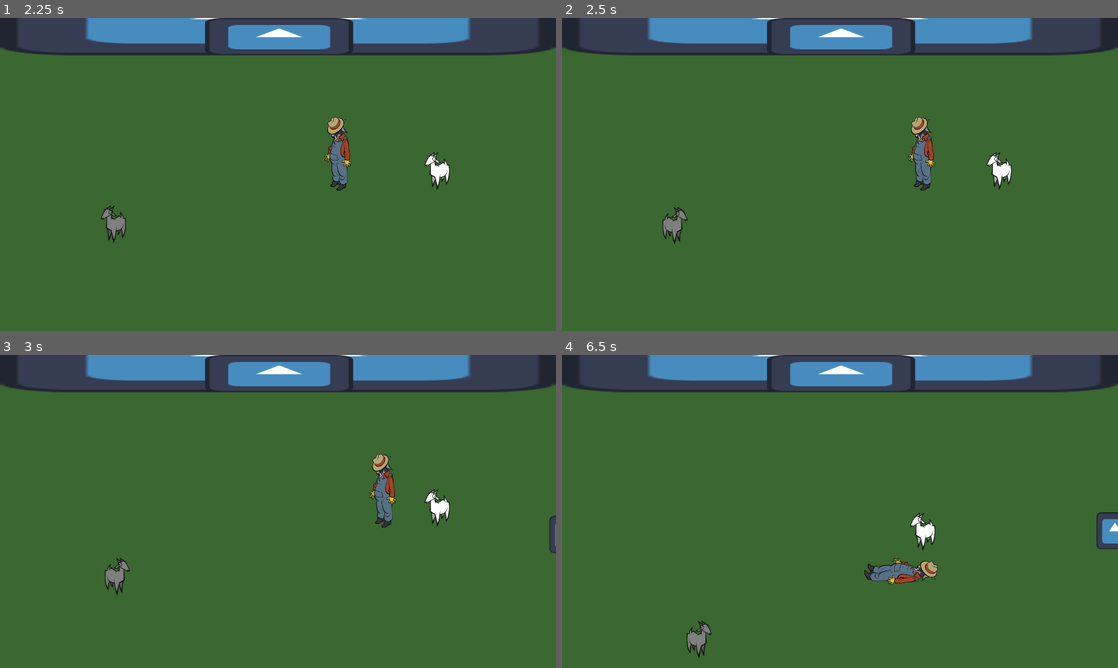
Above: before the commit, frames 1-4 (two rows, left to right).
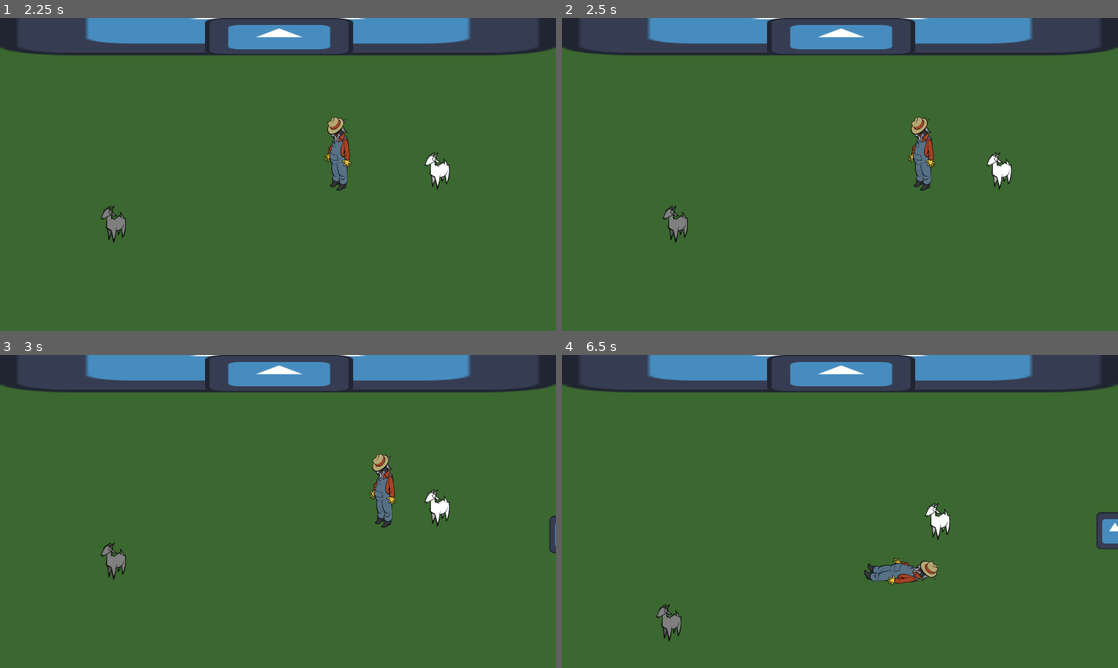
Above: after the commit, the same moments.

Repository: jadicodes/goat-game
Game: Godot game, scene res://farm/farm.tscn
Same seed, same stepped clock (60 frames per second), same inputs: the game is played once before the commit and once after it. The engine's default icon, where the game draws it, is replaced by a stand-in: a white triangle on a blue panel in a dark square.
Inputs (mouse positions are in pixels of both pictures, inside the frame that each line leads up to):
- Up to frame 1 (2.25 s): tap Enter at 0.5 s; move the mouse to (400, 158) at 0.52 s; hold D (move_right) 0.53-1.25 s; hold E (interact) 0.53-1.25 s; click (400, 158) at 0.67 s; drag from (166, 190) to (355, 171) at 1.27 s; tap Space at 2 s; move the mouse to (333, 105) at 2.02 s; hold D (move_right) from 2.03 s (still down); hold Shift from 2.03 s (still down)
- Up to frame 2 (2.5 s): keep holding D (move_right); keep holding Shift; tap E (interact) at 2.3 s
- Up to frame 3 (3 s): release D (move_right) at 2.75 s; release Shift at 2.75 s; drag from (250, 574) to (111, 464) at 2.77 s
- Up to frame 4 (6.5 s): move the mouse to (1006, 558) at 3.52 s; hold A (move_left) 3.53-4.25 s; hold E (interact) 3.53-4.25 s; tap Ctrl at 3.6 s; drag from (673, 464) to (845, 508) at 4.27 s; move the mouse to (867, 511) at 5.02 s; hold S (move_down) 5.03-5.75 s; hold E (interact) 5.03-5.75 s; click (867, 511) at 5.17 s; drag from (756, 433) to (728, 527) at 5.77 s

Frame 1 is identical in both runs. In frame 2, 0.3% of the frame differs, in the area x 18-23%, y 60-73%; in frame 3, 0.4%; in frame 4, 1.1%, in the area x 17-70%, y 47-97%.

Commit message:
Implement goat state transitions and interactions with barn door

Diff:
--- a/project/barn/barn_door.gd
+++ b/project/barn/barn_door.gd
@@ -1,29 +1,71 @@
 class_name BarnDoor
 extends StaticBody2D
 
+var _goats: Array[Goat] = []
+var _summoned_goats: Array[Goat] = []
 
 @export var _goat_breeder : GoatBreeder
+
 
 func interact(caller: Node) -> void:
 	if not caller is Farmer:
 		return
 
 	var _goats_entering_barn: Array[Goat] = caller.empty_goats()
-	if _goats_entering_barn.size() == 2:
-		_breed(_goats_entering_barn[0], _goats_entering_barn[1])
-	elif _goats_entering_barn.size() == 1:
-		_sacrifice(_goats_entering_barn[0])
-	else:
+
+	if _goats_entering_barn.is_empty():
 		_go_to_sleep()
-	print("Interacting with the barn door.")
+		return
+
+	_summon_goats(_goats_entering_barn)
 
 
+func add_goat(goat: Goat) -> void:
+	assert(goat in _summoned_goats, "Goat must be summoned before adding to barn door.")
+
+	_goats.append(goat)
+	_summoned_goats.erase(goat)
+	print("Goat added to barn door: ", goat.name)
+
+	if not _summoned_goats.is_empty():
+		return
+
+	if _goats.size() == 1:
+		_sacrifice(_goats[0])
+	elif _goats.size() == 2:
+		_breed(_goats[0], _goats[1])
+	else:
+		print("Too many goats in barn door, cannot process.")
+
+	_goats = []
+	_summoned_goats = []
+
+
+func _summon_goats(goats: Array[Goat]) -> void:
+	if goats.size() > 2:
+		print("Too many goats to summon at once, only two can be summoned.")
+		return
+
+	for goat in goats:
+		if not goat in _summoned_goats:
+			_summoned_goats.append(goat)
+			goat.state_machine.transition_to_next_state(GoatState.FOLLOW, {
+				"target": self
+			})
+			print("Summoned goat: ", goat.name)
+
 func _breed(goat1: Goat, goat2: Goat) -> void:
-	_goat_breeder._breed(goat1, goat2)
+	await _goat_breeder._breed(goat1, goat2)
+
+	goat1.state_machine.transition_to_next_state(GoatState.IDLE)
+	goat2.state_machine.transition_to_next_state(GoatState.IDLE)
 
 
 func _sacrifice(goat: Goat) -> void:
-	pass
+	# TODO: Implement sacrifice logic
+	await get_tree().create_timer(1.0).timeout
+
+	goat.state_machine.transition_to_next_state(GoatState.IDLE)
 
 
 func _go_to_sleep() -> void:
--- a/project/barn/goat_breeder.gd
+++ b/project/barn/goat_breeder.gd
@@ -3,9 +3,12 @@
 
 
 func _breed(goat1: Goat, goat2: Goat) -> void:
+	print("Breeding goats: ", goat1.name, " and ", goat2.name)
+	await get_tree().create_timer(2.0).timeout
+
 	var new_goat := Goat.create(DNA.combine(goat1.dna, goat2.dna))
-	new_goat.global_position = get_viewport().size / 2
-	get_tree().get_root().add_child(new_goat)
+	new_goat.global_position = (goat1.global_position + goat2.global_position) / 2.0
+	goat1.get_parent().add_child(new_goat)
 	print("Making a sweet angel goat")
 
 	goat1.state_machine.transition_to_next_state(GoatState.IDLE)
--- a/project/farm/farm.tscn
+++ b/project/farm/farm.tscn
@@ -6,6 +6,7 @@
 [ext_resource type="PackedScene" uid="uid://dircmh8bpxfv7" path="res://shopper/shopper.tscn" id="4_72csm"]
 
 [node name="Farm" type="Node2D"]
+y_sort_enabled = true
 
 [node name="ColorRect" type="ColorRect" parent="."]
 offset_right = 1936.0
@@ -17,11 +18,13 @@
 [node name="Farmer" parent="." instance=ExtResource("1_at1a1")]
 position = Vector2(892, 532)
 
-[node name="Goat" parent="." instance=ExtResource("2_qnc1y")]
+[node name="Shopper" parent="." instance=ExtResource("4_72csm")]
+position = Vector2(2252, 693)
+
+[node name="Goats" type="Node2D" parent="."]
+
+[node name="Goat1" parent="Goats" instance=ExtResource("2_qnc1y")]
 position = Vector2(390, 712)
 
-[node name="Goat2" parent="." instance=ExtResource("2_qnc1y")]
+[node name="Goat2" parent="Goats" instance=ExtResource("2_qnc1y")]
 position = Vector2(1508, 528)
-
-[node name="Shopper" parent="." instance=ExtResource("4_72csm")]
-position = Vector2(2252, 693)
--- a/project/goat/goat.tscn
+++ b/project/goat/goat.tscn
@@ -1,11 +1,12 @@
-[gd_scene load_steps=8 format=3 uid="uid://cquhif3oogil8"]
+[gd_scene load_steps=9 format=3 uid="uid://cquhif3oogil8"]
 
 [ext_resource type="Script" uid="uid://cwrc72jas37aa" path="res://goat/goat.gd" id="1_whs48"]
 [ext_resource type="Texture2D" uid="uid://b37k3xd0n13lf" path="res://goat/goat_sprite.png" id="4_xcji4"]
 [ext_resource type="Script" uid="uid://dwxhny1t5uu8p" path="res://state_machine/state_machine.gd" id="5_lkuck"]
-[ext_resource type="Script" uid="uid://w3ed86w0wx8q" path="res://goat/state_machine/idle.gd" id="6_xcji4"]
-[ext_resource type="Script" uid="uid://da6bp4lfb6i1f" path="res://goat/state_machine/wander.gd" id="7_d2nyf"]
-[ext_resource type="Script" uid="uid://dddkeim8irwlg" path="res://goat/state_machine/follow.gd" id="8_xcji4"]
+[ext_resource type="Script" uid="uid://w3ed86w0wx8q" path="res://goat/state_machine/goat_idle_state.gd" id="6_xcji4"]
+[ext_resource type="Script" uid="uid://da6bp4lfb6i1f" path="res://goat/state_machine/goat_wander_state.gd" id="7_d2nyf"]
+[ext_resource type="Script" uid="uid://bnuma0b8vnitc" path="res://goat/state_machine/goat_enter_door_state.gd" id="7_lkuck"]
+[ext_resource type="Script" uid="uid://dddkeim8irwlg" path="res://goat/state_machine/goat_follow_state.gd" id="8_xcji4"]
 
 [sub_resource type="CircleShape2D" id="CircleShape2D_whs48"]
 radius = 48.0
@@ -34,3 +35,7 @@
 [node name="GoatFollowState" type="Node" parent="StateMachine"]
 script = ExtResource("8_xcji4")
 metadata/_custom_type_script = "uid://dddkeim8irwlg"
+
+[node name="GoatEnterDoorState" type="Node" parent="StateMachine"]
+script = ExtResource("7_lkuck")
+metadata/_custom_type_script = "uid://bnuma0b8vnitc"
--- /dev/null
+++ b/project/goat/state_machine/goat_enter_door_state.gd
@@ -0,0 +1,25 @@
+class_name GoatEnterDoorState
+extends GoatState
+
+
+var door: BarnDoor
+
+
+func enter(_previous_state_path: String, _data := {}) -> void:
+	if _data.has("door"):
+		door = _data.door
+	else:
+		printerr("No door provided to GoatEnterDoorState.")
+		finished.emit(IDLE)
+		return
+
+	door.add_goat(goat)
+
+	goat.velocity = Vector2.ZERO
+	goat.visible = false
+	goat.collision_shape.disabled = true
+
+
+func exit() -> void:
+	goat.visible = true
+	goat.collision_shape.disabled = false
--- a/project/goat/state_machine/follow.gd
+++ b/project/goat/state_machine/goat_follow_state.gd
@@ -2,8 +2,9 @@
 extends GoatState
 
 
+const FOLLOW_DISTANCE := 256.0
+
 var target: Node2D
-var target_distance: float = 128.0
 
 func enter(_previous_state_path: String, _data := {}) -> void:
 	if _data.has("target"):
@@ -20,5 +21,12 @@
 func update(_delta: float) -> void:
 	goat.velocity = (target.position - goat.position).normalized() * goat.speed
 
-	if goat.position.distance_to(target.position) < target_distance:
-		goat.velocity = Vector2.ZERO
+	if goat.position.distance_to(target.position) > FOLLOW_DISTANCE:
+		return
+
+	goat.velocity = Vector2.ZERO
+
+	if target is BarnDoor:
+		finished.emit(ENTER_DOOR, {
+			"door": target
+		})
--- a/project/goat/state_machine/idle.gd
+++ b/project/goat/state_machine/goat_idle_state.gd
@@ -20,6 +20,10 @@
 	timer.start()
 
 
+func update(_delta: float) -> void:
+	goat.velocity = Vector2.ZERO
+
+
 func _on_timer_timeout() -> void:
 	finished.emit(WANDER)
 
--- a/project/goat/state_machine/goat_state.gd
+++ b/project/goat/state_machine/goat_state.gd
@@ -4,6 +4,7 @@
 const IDLE = "GoatIdleState"
 const WANDER = "GoatWanderState"
 const FOLLOW = "GoatFollowState"
+const ENTER_DOOR = "GoatEnterDoorState"
 
 var goat: Goat
 
Not shown, added: project/goat/state_machine/goat_enter_door_state.gd.uid
Renamed: project/goat/state_machine/follow.gd.uid -> project/goat/state_machine/goat_follow_state.gd.uid
Renamed: project/goat/state_machine/idle.gd.uid -> project/goat/state_machine/goat_idle_state.gd.uid
Renamed: project/goat/state_machine/wander.gd -> project/goat/state_machine/goat_wander_state.gd
Renamed: project/goat/state_machine/wander.gd.uid -> project/goat/state_machine/goat_wander_state.gd.uid
